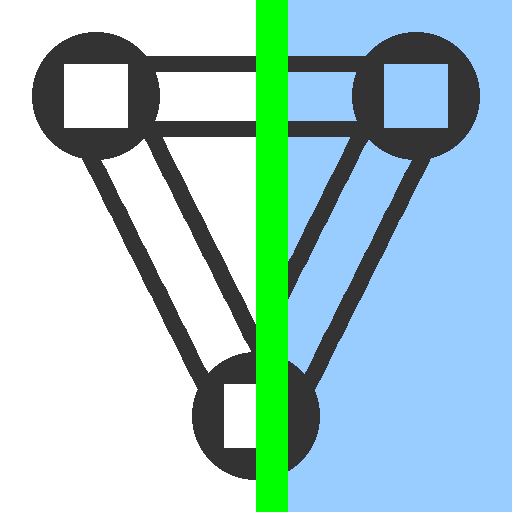
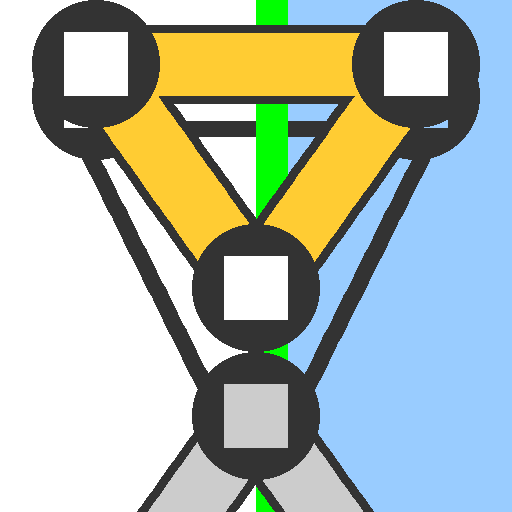
The second 512 × 512 image is a revision of the first. Changes to its layers:
added layer "MIRROR_VERTEXGROUP.png #1" above "Ebene" over (32, 0, 480, 512)
